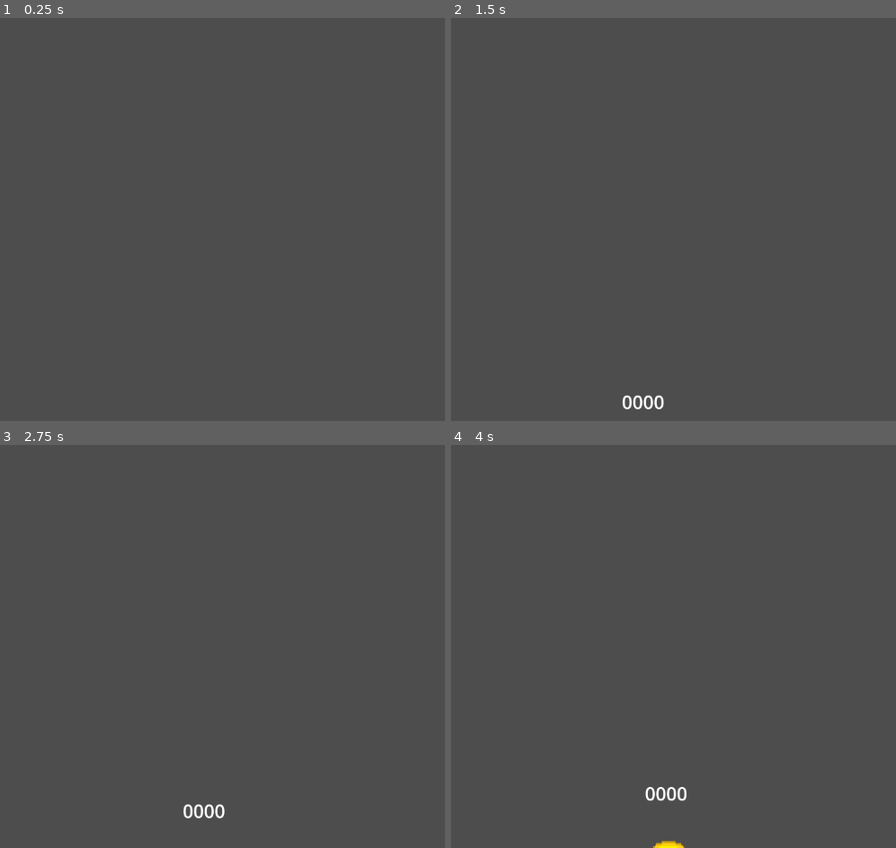
Above: before the commit, frames 1-4 (two rows, left to right).
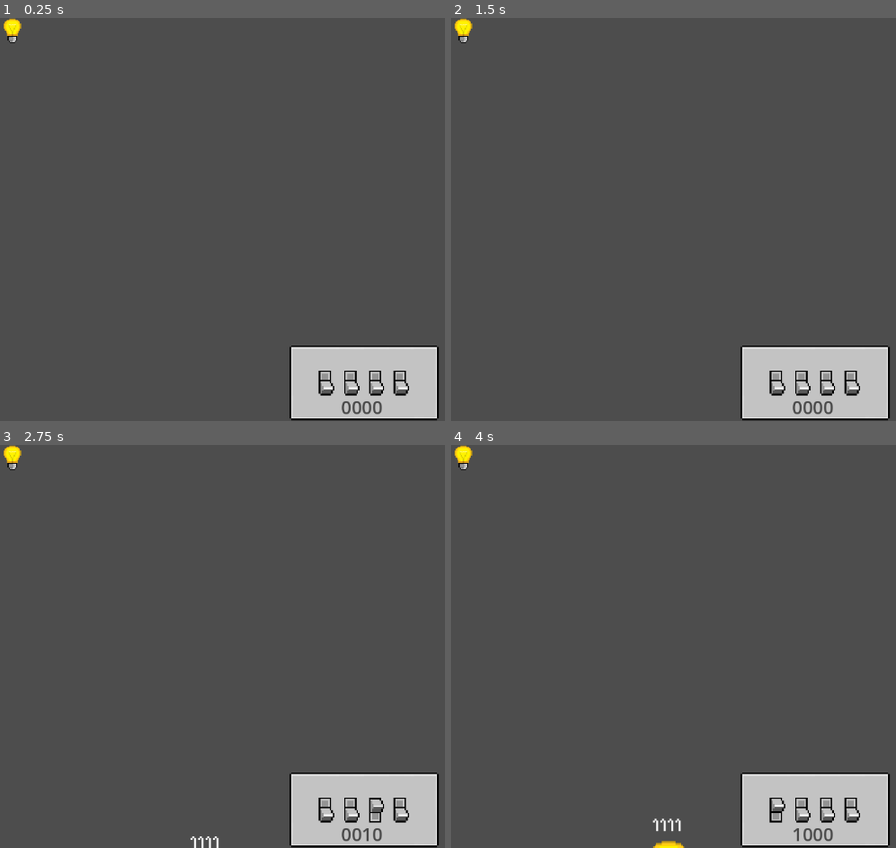
Above: after the commit, the same moments.

Repository: Xtrrae/switch-defense
Game: Godot game, scene res://scenes/game.tscn
Two runs of this game, one before a commit and one after it. Both use one fixed random seed, a clock stepped at 60 frames per second and the inputs below.
Inputs:
- Up to frame 1 (0.25 s): no input
- Up to frame 2 (1.5 s): tap Enter at 0.5 s; hold 1 (number_1, bound only after the commit) 0.53-1.28 s; tap 2 (number_2, bound only after the commit) at 0.8, 1.35 s
- Up to frame 3 (2.75 s): tap 3 (number_3, bound only after the commit) at 1.55 s; hold 3 (number_3, bound only after the commit) from 2.03 s (still down); tap 4 (number_4, bound only after the commit) at 2.3 s
- Up to frame 4 (4 s): release 3 (number_3, bound only after the commit) at 2.78 s; tap 4 (number_4, bound only after the commit) at 2.85 s; tap 1 (number_1, bound only after the commit) at 3.05 s; hold 1 (number_1, bound only after the commit) from 3.53 s (still down); tap 2 (number_2, bound only after the commit) at 3.8 s

The runs differ from the first frame. In frame 1, 6.0% of the frame differs, in the area x 0-99%, y 0-100%; in frame 2, 6.2%; in frame 3, 6.3%; in frame 4, 6.3%.

Commit message:
multiple spawn, input, and monster changes

Diff:
--- a/switch-defence/project.godot
+++ b/switch-defence/project.godot
@@ -41,6 +41,26 @@
 "events": [Object(InputEventJoypadButton,"resource_local_to_scene":false,"resource_name":"","device":-1,"button_index":0,"pressure":0.0,"pressed":true,"script":null)
 ]
 }
+number_1={
+"deadzone": 0.2,
+"events": [Object(InputEventKey,"resource_local_to_scene":false,"resource_name":"","device":0,"window_id":0,"alt_pressed":false,"shift_pressed":false,"ctrl_pressed":false,"meta_pressed":false,"pressed":false,"keycode":0,"physical_keycode":49,"key_label":0,"unicode":0,"location":0,"echo":false,"script":null)
+]
+}
+number_2={
+"deadzone": 0.2,
+"events": [Object(InputEventKey,"resource_local_to_scene":false,"resource_name":"","device":0,"window_id":0,"alt_pressed":false,"shift_pressed":false,"ctrl_pressed":false,"meta_pressed":false,"pressed":false,"keycode":0,"physical_keycode":50,"key_label":0,"unicode":0,"location":0,"echo":false,"script":null)
+]
+}
+number_3={
+"deadzone": 0.2,
+"events": [Object(InputEventKey,"resource_local_to_scene":false,"resource_name":"","device":-1,"window_id":0,"alt_pressed":false,"shift_pressed":false,"ctrl_pressed":false,"meta_pressed":false,"pressed":false,"keycode":0,"physical_keycode":51,"key_label":0,"unicode":51,"location":0,"echo":false,"script":null)
+]
+}
+number_4={
+"deadzone": 0.2,
+"events": [Object(InputEventKey,"resource_local_to_scene":false,"resource_name":"","device":-1,"window_id":0,"alt_pressed":false,"shift_pressed":false,"ctrl_pressed":false,"meta_pressed":false,"pressed":false,"keycode":0,"physical_keycode":52,"key_label":0,"unicode":52,"location":0,"echo":false,"script":null)
+]
+}
 
 [physics]
 
--- a/switch-defence/scenes/game.tscn
+++ b/switch-defence/scenes/game.tscn
@@ -1,9 +1,13 @@
 [gd_scene format=3 uid="uid://p5k3gs34bif6"]
 
+[ext_resource type="PackedScene" uid="uid://2gcdsvi1m8id" path="res://scenes/input.tscn" id="1_lnu2h"]
 [ext_resource type="Script" uid="uid://qbk2w6ii4lvg" path="res://scripts/spawner.gd" id="1_uwrxv"]
 [ext_resource type="PackedScene" uid="uid://ckut456q8gpwj" path="res://scenes/points.tscn" id="2_yqjtg"]
 
 [node name="Node2D" type="Node2D" unique_id=1330494218]
+
+[node name="Input" parent="." unique_id=331839216 instance=ExtResource("1_lnu2h")]
+position = Vector2(464, 527)
 
 [node name="Spawner" type="Node2D" parent="." unique_id=1149451670]
 script = ExtResource("1_uwrxv")
@@ -13,4 +17,5 @@
 
 [node name="Points" parent="." unique_id=2083446943 instance=ExtResource("2_yqjtg")]
 
+[connection signal="combination_changed" from="Input" to="Spawner" method="_on_input_combination_changed"]
 [connection signal="timeout" from="Spawner/Timer" to="Spawner" method="_on_timer_timeout"]
--- a/switch-defence/scenes/input.tscn
+++ b/switch-defence/scenes/input.tscn
@@ -82,3 +82,5 @@
 theme_override_colors/font_color = Color(0.28778407, 0.28778407, 0.28778407, 1)
 theme_override_font_sizes/font_size = 29
 text = "0000"
+
+[connection signal="combination_changed" from="." to="." method="_on_combination_changed"]
--- a/switch-defence/scenes/monster.tscn
+++ b/switch-defence/scenes/monster.tscn
@@ -2,9 +2,10 @@
 
 [ext_resource type="Script" uid="uid://d0mky5jhq23ko" path="res://scripts/monster.gd" id="1_1cbnp"]
 [ext_resource type="Texture2D" uid="uid://bmtagwrd0utp8" path="res://assets/monsters/Lightbulb_explosion.png" id="2_1cbnp"]
+[ext_resource type="FontFile" uid="uid://jtshwua3f1gx" path="res://assets/fonts/PixelifySans-VariableFont_wght.ttf" id="2_c47ug"]
 
 [sub_resource type="RectangleShape2D" id="RectangleShape2D_c5q2p"]
-size = Vector2(185, 185)
+size = Vector2(63, 87)
 
 [sub_resource type="AtlasTexture" id="AtlasTexture_c47ug"]
 atlas = ExtResource("2_1cbnp")
@@ -88,14 +89,15 @@
 script = ExtResource("1_1cbnp")
 
 [node name="MonsterCollision" type="CollisionShape2D" parent="." unique_id=2043104695]
-position = Vector2(-1, -4)
+position = Vector2(1.5, 1.5)
 shape = SubResource("RectangleShape2D_c5q2p")
 
 [node name="DefeatCombinationLabel" type="Label" parent="." unique_id=272376753]
-offset_left = -93.0
-offset_top = -139.0
-offset_right = 91.0
-offset_bottom = -97.0
+offset_left = -92.0
+offset_top = -87.0
+offset_right = 92.0
+offset_bottom = -45.0
+theme_override_fonts/font = ExtResource("2_c47ug")
 theme_override_font_sizes/font_size = 30
 horizontal_alignment = 1
 vertical_alignment = 1
--- a/switch-defence/scenes/points.gd
+++ b/switch-defence/scenes/points.gd
@@ -14,3 +14,7 @@
 	if points >= goalForNextLevel:
 		level += 1;
 		print("leveled up to: ", level, ", points: ", points)
+
+func add_points(d) -> void:
+	points += d
+	$PointsLabel.text = "%.0d" % points
--- a/switch-defence/scenes/points.tscn
+++ b/switch-defence/scenes/points.tscn
@@ -1,6 +1,22 @@
 [gd_scene format=3 uid="uid://ckut456q8gpwj"]
 
 [ext_resource type="Script" uid="uid://bp0ssuy63gsl0" path="res://scenes/points.gd" id="1_qq43p"]
+[ext_resource type="Texture2D" uid="uid://d1nw8ltjynoe4" path="res://assets/lightbulb_sprite_sheet.png" id="2_fug4t"]
+
+[sub_resource type="AtlasTexture" id="AtlasTexture_7xsqv"]
+atlas = ExtResource("2_fug4t")
+region = Rect2(0, 0, 32, 32)
 
 [node name="Points" type="Node2D" unique_id=2083446943]
 script = ExtResource("1_qq43p")
+
+[node name="PointsLabel" type="Label" parent="." unique_id=567963247]
+offset_left = 42.0
+offset_right = 175.0
+offset_bottom = 34.0
+theme_override_font_sizes/font_size = 26
+
+[node name="LightbulbIcon" type="TextureRect" parent="." unique_id=872001825]
+offset_right = 40.0
+offset_bottom = 40.0
+texture = SubResource("AtlasTexture_7xsqv")
--- a/switch-defence/scripts/input.gd
+++ b/switch-defence/scripts/input.gd
@@ -1,27 +1,26 @@
 extends Node2D
 
-signal combination_changed
+signal combination_changed(current_combination)
 
 var current_combination: Array[bool] = [false, false, false, false]
 
-
 func _input(event: InputEvent) -> void:
-	if event.is_action_pressed("switch_1"):
+	if event.is_action_pressed("switch_1") or event.is_action_pressed("number_1"):
 		combi_change_pos(0, true)
-	elif event.is_action_pressed("switch_2"):
+	elif event.is_action_pressed("switch_2") or event.is_action_pressed("number_2"):
 		combi_change_pos(1, true)
-	elif event.is_action_pressed("switch_3"):
+	elif event.is_action_pressed("switch_3") or event.is_action_pressed("number_3"):
 		combi_change_pos(2, true)
-	elif event.is_action_pressed("switch_4"):
+	elif event.is_action_pressed("switch_4") or event.is_action_pressed("number_4"):
 		combi_change_pos(3, true)
 
-	if event.is_action_released("switch_1"):
+	if event.is_action_released("switch_1") or event.is_action_released("number_1"):
 		combi_change_pos(0, false)
-	elif event.is_action_released("switch_2"):
+	elif event.is_action_released("switch_2") or event.is_action_released("number_2"):
 		combi_change_pos(1, false)
-	elif event.is_action_released("switch_3"):
+	elif event.is_action_released("switch_3") or event.is_action_released("number_3"):
 		combi_change_pos(2, false)
-	elif event.is_action_released("switch_4"):
+	elif event.is_action_released("switch_4") or event.is_action_released("number_4"):
 		combi_change_pos(3, false)
 
 
@@ -40,4 +39,4 @@
 
 	$CurrentCombiLabel.text = combi_label_str
 
-	combination_changed.emit()
+	combination_changed.emit(current_combination)
--- a/switch-defence/scripts/monster.gd
+++ b/switch-defence/scripts/monster.gd
@@ -1,6 +1,6 @@
 extends CharacterBody2D
 
-var destruction_combination = [0, 0, 0, 0];
+var destruction_combination = [false, false, false, false];
 var type = ""; # attack_focused | speed_focused
 var speed = 0;
 var attack = 0;
@@ -11,14 +11,14 @@
 func _ready() -> void:
 	# choose a random combination and update the label
 	for i in range(4):
-		var r = randi_range(0, 1)
-		destruction_combination[i] = r
+		destruction_combination[i] = randi_range(0, 1) == 0
 	var dc_label: Label = get_node("DefeatCombinationLabel")
-	dc_label.text = "%d%d%d%d" % destruction_combination
+	dc_label.text = "%d%d%d%d" % destruction_combination.map(func (x): if x: return 1 else: return 0)
 
 
 # Called every frame. 'delta' is the elapsed time since the previous frame.
 func _process(delta: float) -> void:
-	var currentX = position.x
-	var currentY = position.y
 	position = position.lerp(target, speed * delta)
+
+func destroy() -> void:
+	pass
--- a/switch-defence/scripts/spawner.gd
+++ b/switch-defence/scripts/spawner.gd
@@ -49,4 +49,13 @@
 	wait_time = max(min_wait_time, wait_time - (current_level / 4))
 	print("new wt: ", wait_time)
 	timer.wait_time = wait_time
-	$"../".add_child(monster)
+	add_child(monster)
+
+
+func _on_input_combination_changed(current_combination: Variant) -> void:
+	for child in get_children():
+		if child.name == "Timer":
+			continue
+		if child.destruction_combination == current_combination:
+			print("monster destroyed")
+			child.destroy()
Binary file added: switch-defence/assets/fonts/PixelifySans-VariableFont_wght.ttf
Not shown, added: switch-defence/assets/fonts/PixelifySans-VariableFont_wght.ttf.import
Not shown, changed: switch-defence/.DS_Store
Not shown, changed: switch-defence/assets/.DS_Store
